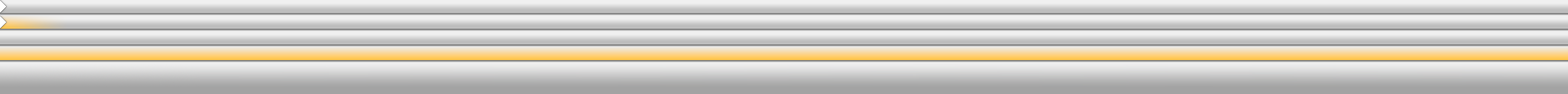
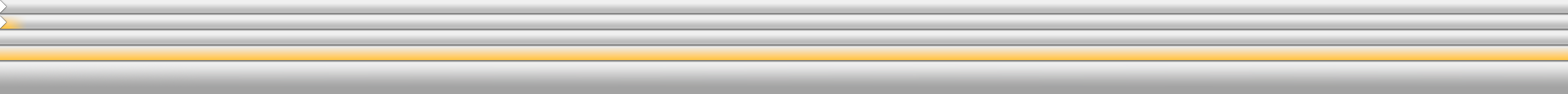
Layered file, before and after one edit (1568x94). Changes by layer:
painted on "Layer 3 copy 3" over left=3, top=15, right=66, bottom=29
